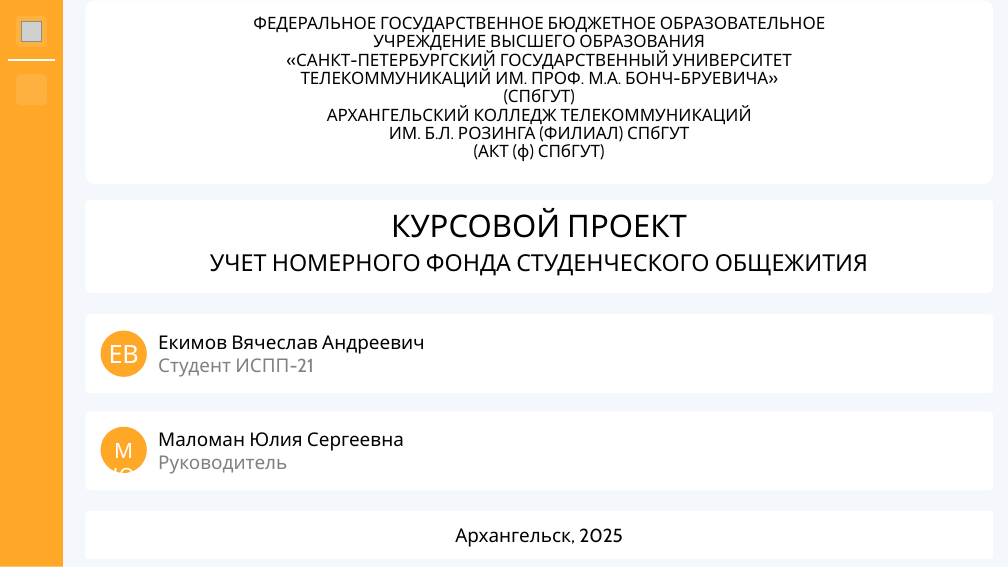
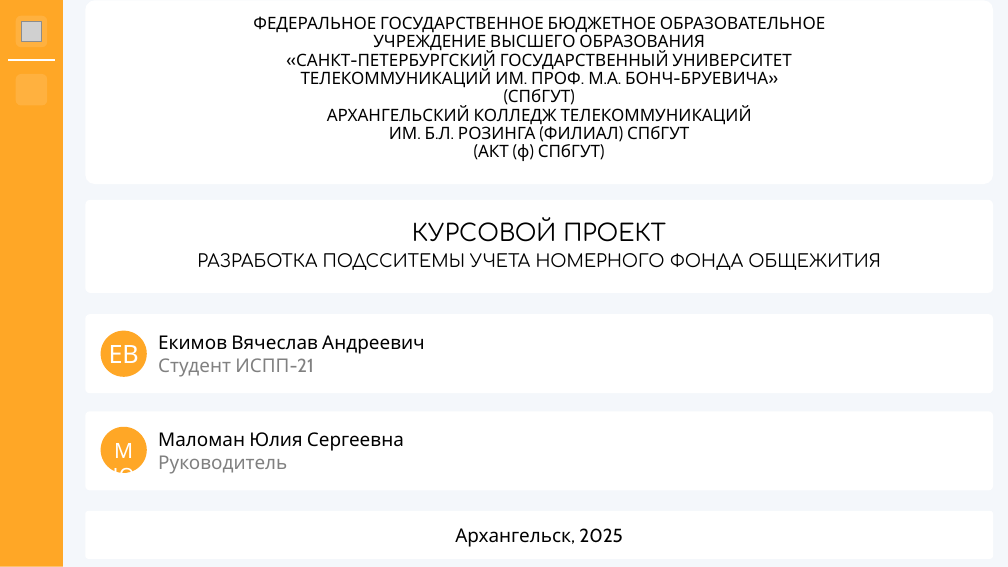
Before and after one commit to hhallva/cmdnt-website, a slide deck: slide 10 of КП/Презентация/Презентация.pptx (slide 11 before the commit). Drawn at 1008x567 pixels with LibreOffice and Linux fonts; fonts in the diff are those of the drawing; grey boxes stand for pictures; background and template pictures are left out. Boxes give left, top, right and bottom in pixels: in the first picture for what was removed or moved away, otherwise in the second. Text is boxed around its words. In the diff, an @@ line names an element or a change of style, - is before the commit and + after.

```diff
--- a/КП/Презентация/Презентация.pptx
+++ b/КП/Презентация/Презентация.pptx
@@ text "КУРСОВОЙ ПРОЕКТ": place and size @@
-text "КУРСОВОЙ ПРОЕКТ" at bbox=[210, 208, 868, 276]
+text "КУРСОВОЙ ПРОЕКТ" at bbox=[197, 217, 881, 270]
@@ text at bbox=[412, 217, 666, 242]: size 29.6 to 22.4 pt, font Cabin to Comfortaa in "КУРСОВОЙ ПРОЕКТ"; line spacing 0.8 to 0.7 @@
@@ text at bbox=[197, 253, 881, 270]: text changed; size 22.2 to 16.8 pt; font Cabin to Comfortaa @@
-УЧЕТ НОМЕРНОГО ФОНДА СТУДЕНЧЕСКОГО ОБЩЕЖИТИЯ
+РАЗРАБОТКА ПОДССИТЕМЫ УЧЕТА НОМЕРНОГО ФОНДА ОБЩЕЖИТИЯ
```
Also in this commit, not shown: 9 other slides changed, 1 slide removed, 2 other files.
